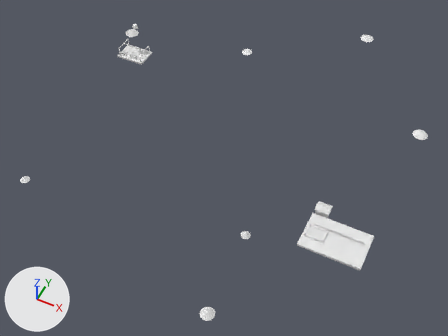
Renders of the FBX model Assets/Art/KayseriIsland/Models/Copper/Phase1/Theme_P1.fbx from each side of a commit.
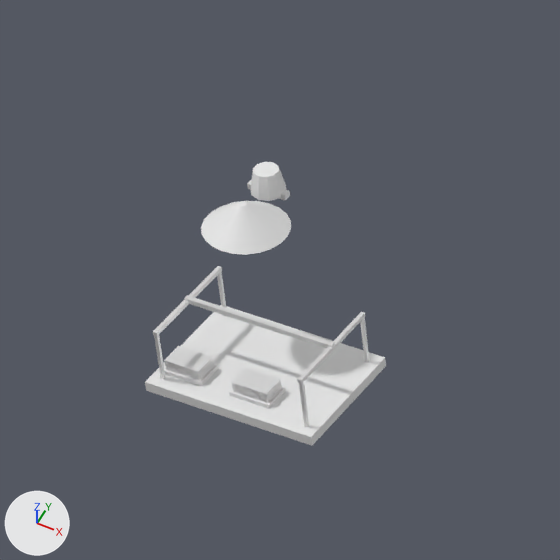
The first picture shows the older version from a 50 mm camera at (131.0, -271.0, 304.0) aimed at (5.0, -19.0, -11.0). The close-ups show the older and then the newer version on the part from 22% to 40% of the width and 0% to 24% of the height of that picture. Only the edits that show in the close-ups are written down. The lights are fixed; the arrows at lower left show +X, +Y and +Z.

Names of what the first close-up shows: 'Theme.CathodeYard', 'Theme.OreStock0', 'Theme.SlagPots'.
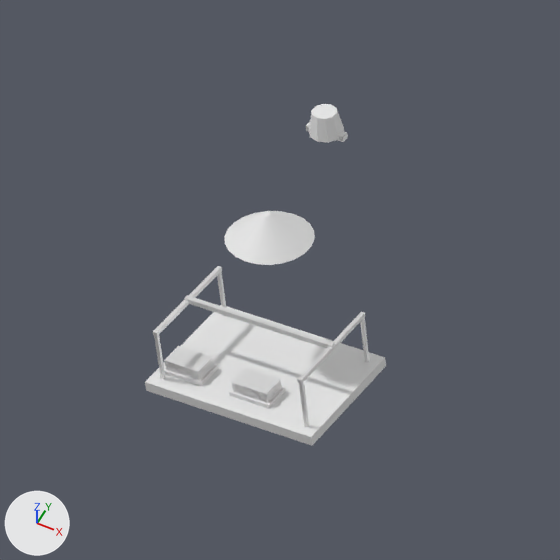
What changed in the scene script:
```text
Change ob_theme_orestock0:
    ob_theme_orestock0.location: (-110.0, 53.2, 15.1) -> (-106.6, 52.7, 15.1)
Change ob_theme_slagpots:
    ob_theme_slagpots.location: (0.0, 2.6, 13.8) -> (0.0, 15.2, 13.8)
```

Pixel boxes (x1, y1, x2, y2) of what changed, in the close-ups (560 x 560 px):
'Theme.OreStock0', moved: before (201, 201, 291, 255); after (224, 211, 315, 265)
'Theme.SlagPots', moved: before (247, 162, 290, 201); after (306, 104, 348, 143)
